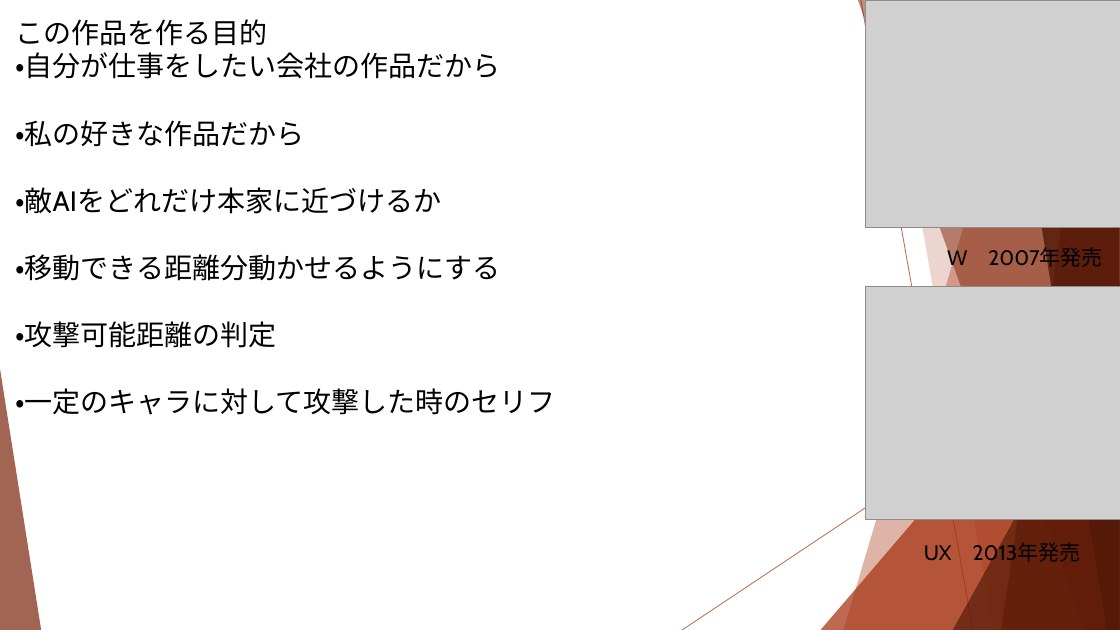
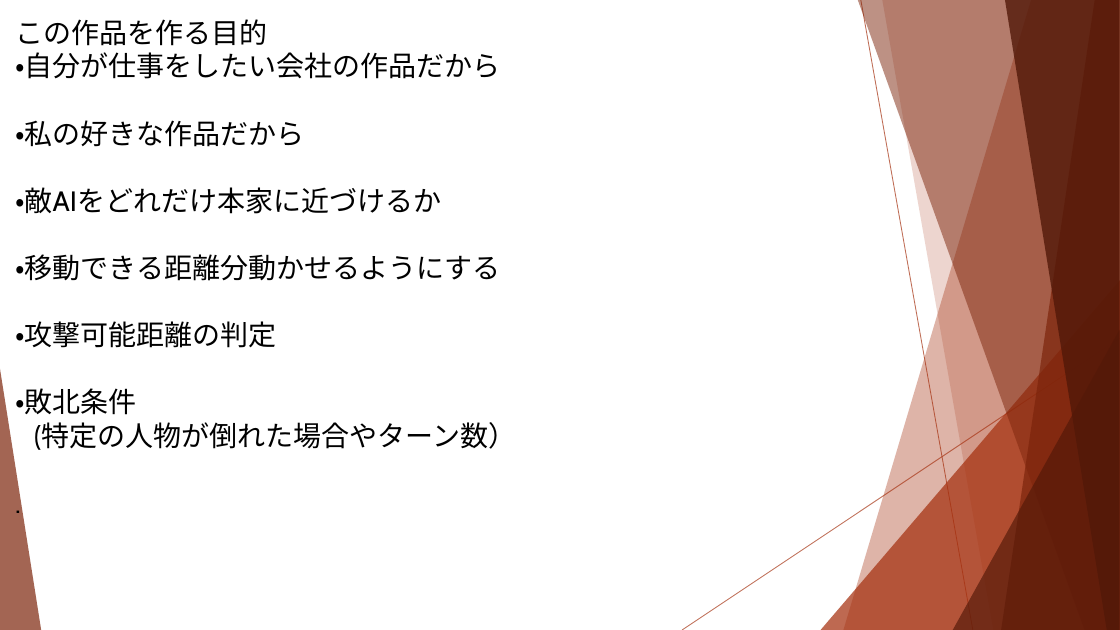
Before and after one commit to Remy-1216/super-robot, a slide deck: slide 2 of スパロボもどき.pptx. Drawn at 1120x630 pixels with LibreOffice and Linux fonts; fonts in the diff are those of the drawing; grey boxes stand for pictures. Boxes give left, top, right and bottom in pixels: in the first picture for what was removed or moved away, otherwise in the second. Text is boxed around its words. In the diff, an @@ line names an element or a change of style, - is before the commit and + after.

```diff
--- a/スパロボもどき.pptx
+++ b/スパロボもどき.pptx
@@ picture removed at (866, 0, 1120, 228) @@
@@ text removed at (947, 247, 1102, 271) @@
-W 2007年発売
@@ picture removed at (866, 287, 1120, 520) @@
@@ text at (15, 388, 516, 450): text changed @@
-・一定のキャラに対して攻撃した時のセリフ
+・敗北条件
+(特定の人物が倒れた場合やターン数）
+.
@@ text removed at (924, 542, 1081, 566) @@
-UX 2013年発売
```
Also in this commit, not shown: 6 other files.
